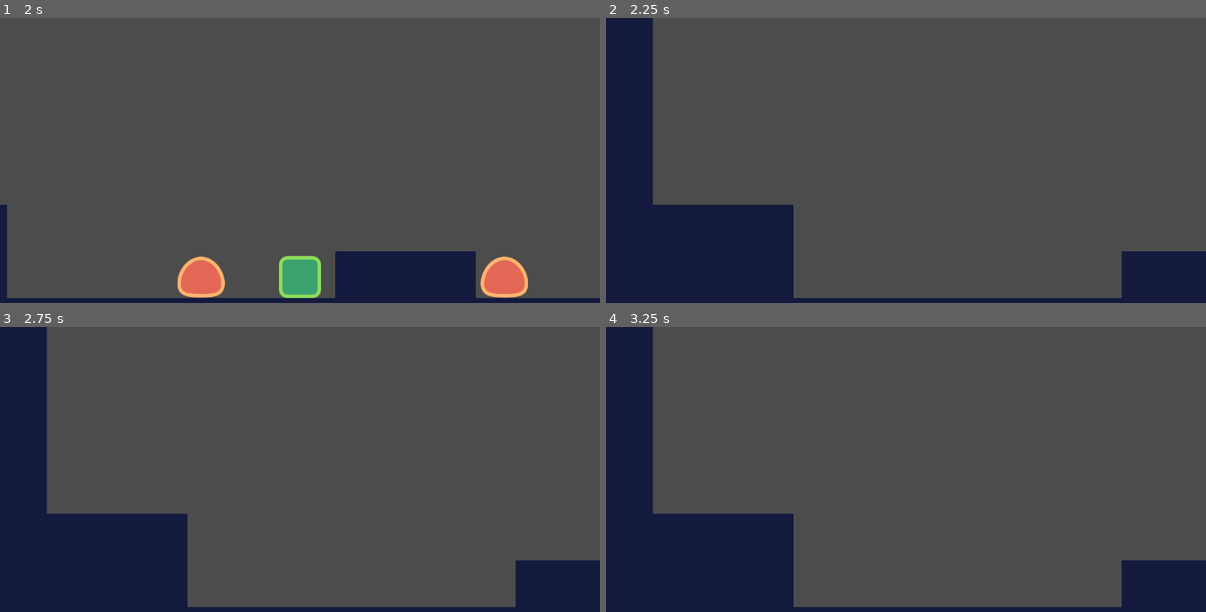
Above: before the commit, frames 1-4 (two rows, left to right).
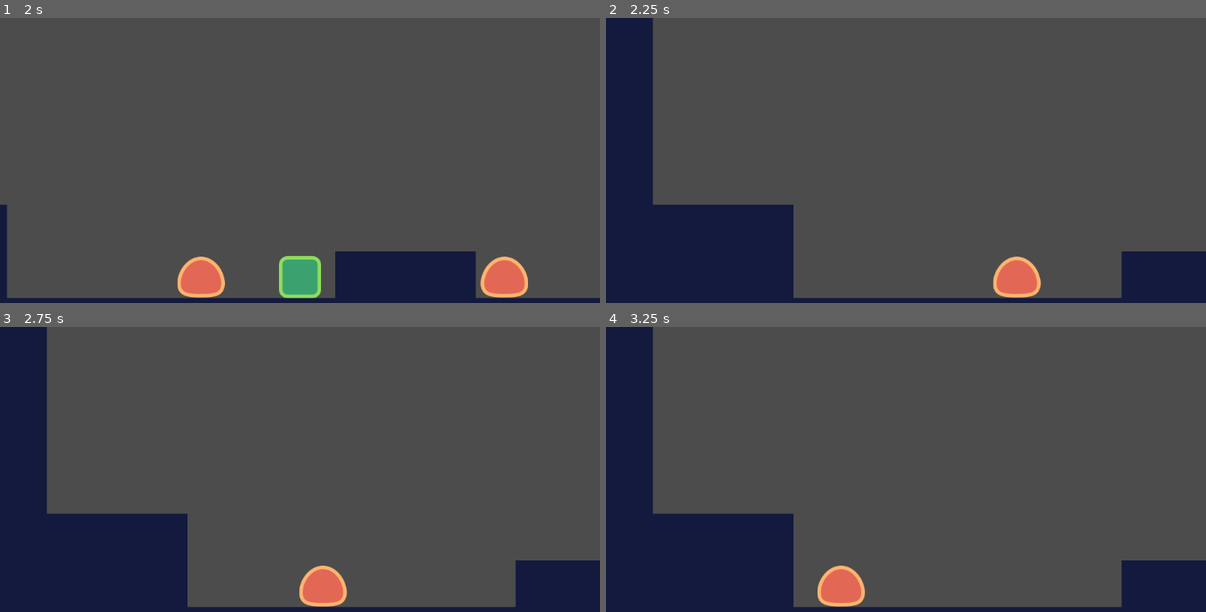
Above: after the commit, the same moments.

Repository: gregwoodsfrontier/godot-2d-platform-tut
Game: Godot game, scene res://src/Level/LevelTemp.tscn
Same seed, same stepped clock (60 frames per second), same inputs: the game is played once before the commit and once after it. This scene is started directly instead of the project's main scene.
Inputs:
- Up to frame 1 (2 s): hold D (move_right) from 0.53 s (still down); tap W (jump) at 0.77, 1.52 s
- Up to frame 2 (2.25 s): release D (move_right) at 2.03 s; hold A (move_left) from 2.03 s (still down)
- Up to frame 3 (2.75 s): keep holding A (move_left)
- Up to frame 4 (3.25 s): release A (move_left) at 2.78 s; hold D (move_right) from 2.78 s (still down); tap W (jump) at 3.02 s

Frame 1 is identical in both runs. In frame 2, 0.9% of the frame differs, in the area x 64-73%, y 83-99%; in frame 3, 0.9%; in frame 4, 0.9%.

Commit message:
Update Enemy.gd

Diff:
--- a/src/Actors/Enemy.gd
+++ b/src/Actors/Enemy.gd
@@ -6,7 +6,7 @@
 	return
 
 func _on_StompDetector_body_entered(body: PhysicsBody2D):
-	if body.global_position.y > get_node("StompDetector").global_position.y:
+	if body.global_position.y < get_node("StompDetector").global_position.y:
 		return
 	queue_free()
 
